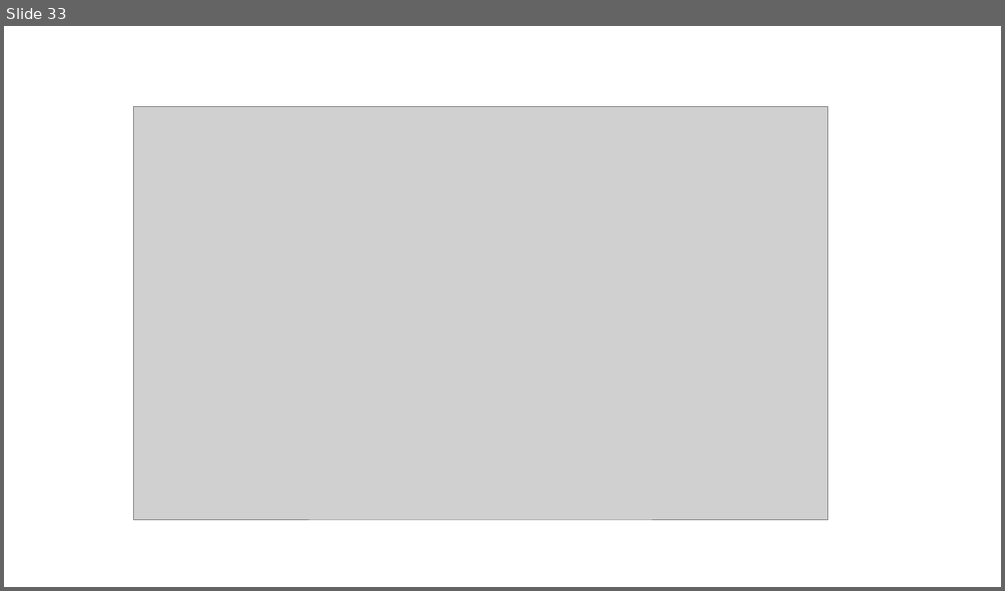
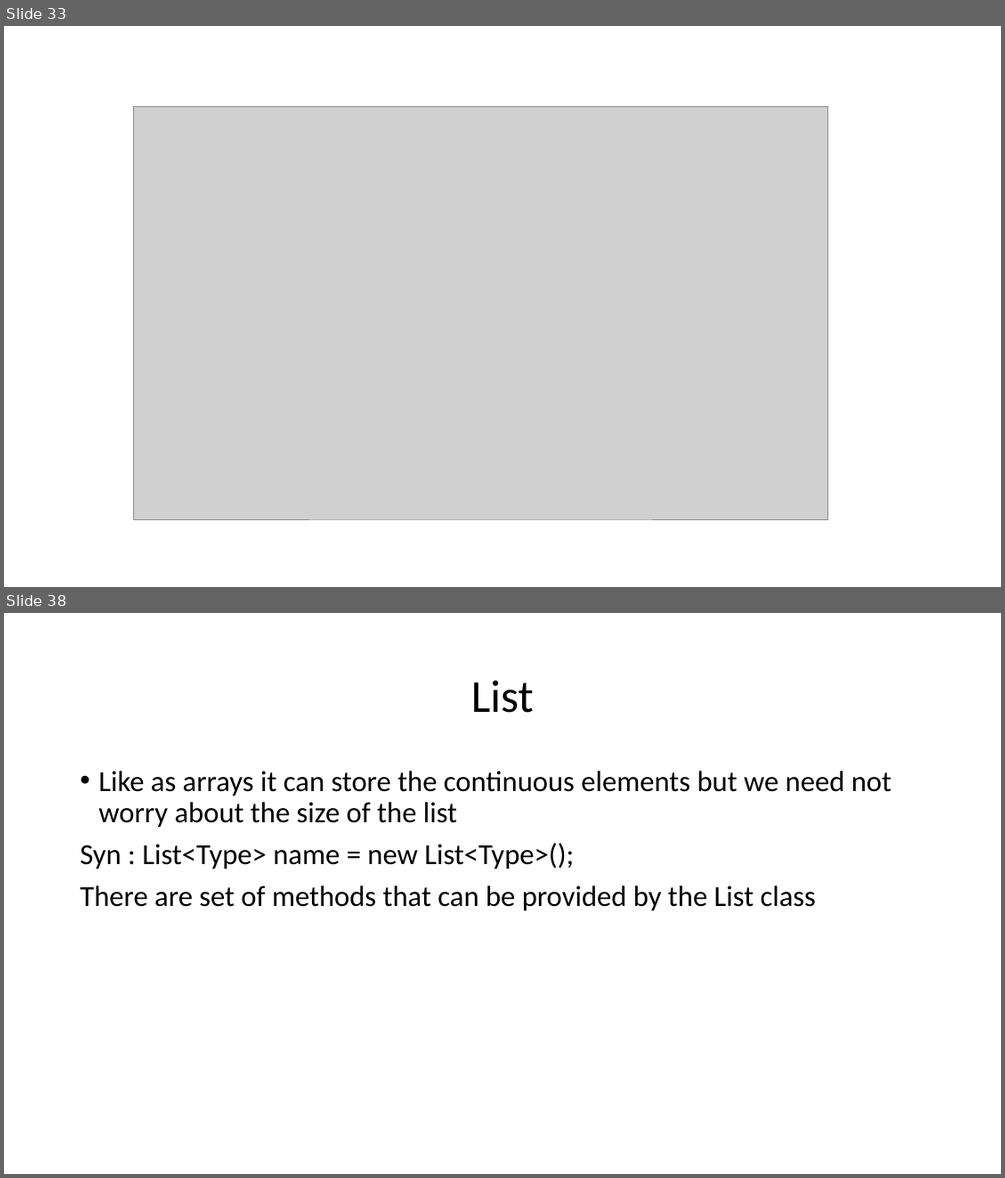
Before and after one commit to MadhuSudhan-Gangumolu/ppt, a slide deck: c#.pptx. Shown one above the other, each under a label of ours: slide 33 before the commit, slides 33 and 38 after it; the slides between them are not shown. The pictures are 1005x591 and 1005x1178 pixels, drawn with LibreOffice and Linux fonts; fonts in the diff are those of the drawing; grey boxes stand for pictures. Boxes give left, top, right and bottom in pixels: in the first picture for what was removed or moved away, otherwise in the second. Text is boxed around its words. In the diff, an @@ line names an element or a change of style, - is before the commit and + after.

```diff
--- a/c#.pptx
+++ b/c#.pptx
@@ slide 38 added at (4, 613, 1001, 1174), background #FFFFFF @@
@@ title added at (471, 680, 534, 713), 44 pt, text #000000 @@
+List
@@ text added at (80, 771, 891, 911), 28 pt, text #000000 @@
+• Like as arrays it can store the continuous elements but we need not worry about the size of the list
+Syn : List<Type> name = new List<Type>();
+There are set of methods that can be provided by the List class
```
Also in this commit, not shown: 7 other slides added, 1 slide removed.
